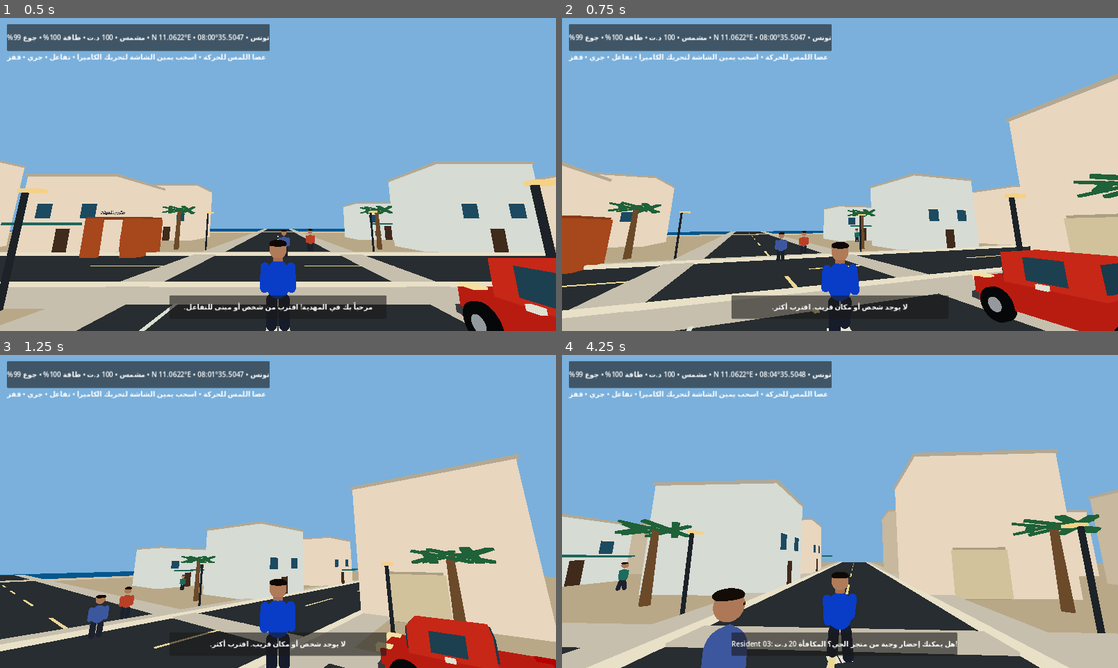
Above: before the commit, frames 1-4 (two rows, left to right).
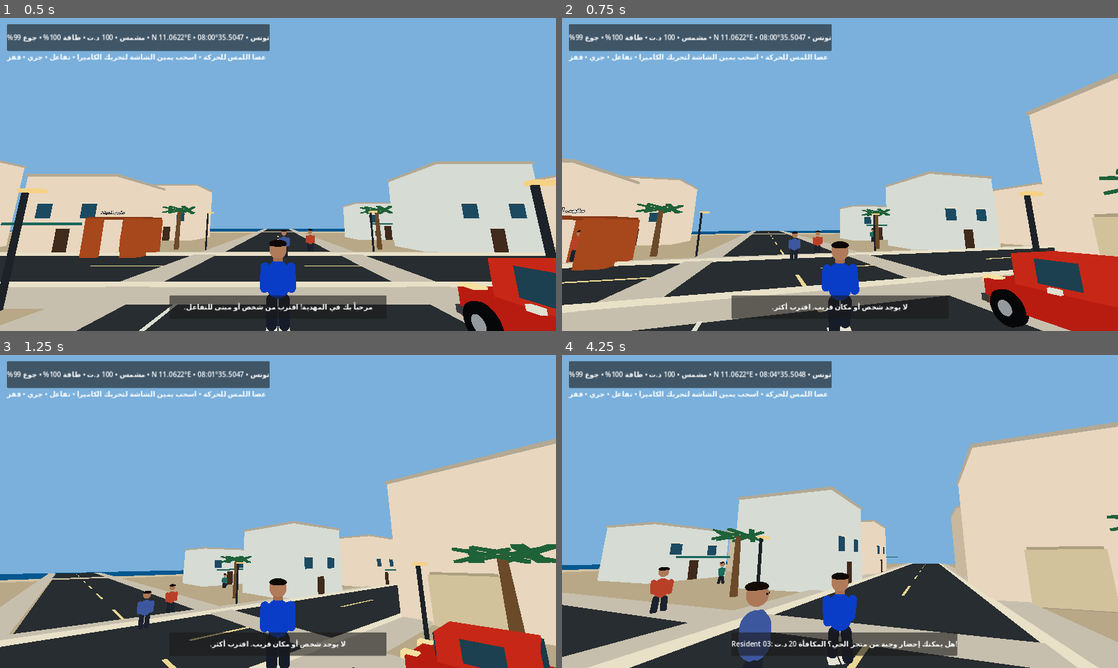
Above: after the commit, the same moments.

Repository: stevennpllk-crypto/REAL-LIFE-MAHDIA
Game: Godot game, scene res://scenes/Main.tscn
Same seed, same stepped clock (60 frames per second), same inputs: the game is played once before the commit and once after it.
Inputs (mouse positions are in pixels of both pictures, inside the frame that each line leads up to):
- Up to frame 1 (0.5 s): no input
- Up to frame 2 (0.75 s): tap Enter at 0.5 s; move the mouse to (867, 174) at 0.52 s; hold W (move_forward) from 0.53 s (still down); tap E (interact) at 0.6 s
- Up to frame 3 (1.25 s): keep holding W (move_forward); tap Space (jump) at 0.77 s
- Up to frame 4 (4.25 s): keep holding W (move_forward); move the mouse to (812, 511) at 1.27 s; tap Shift (run) at 1.35, 2.85 s; tap Space (jump) at 1.52, 3.02, 3.77 s; move the mouse to (851, 505) at 2.02 s; tap E (interact) at 2.1, 3.6 s; move the mouse to (834, 517) at 2.77 s; move the mouse to (878, 514) at 3.52 s

Frame 1 is identical in both runs. In frame 2, 14% of the frame differs, in the area x 0-100%, y 17-100%; in frame 3, 21%; in frame 4, 38%, in the area x 0-100%, y 21-100%.

Commit message:
Make touch camera rotation less sensitive on mobile

Diff:
--- a/scripts/player.gd
+++ b/scripts/player.gd
@@ -7,7 +7,7 @@
 @export var deceleration := 13.0
 @export var input_deadzone := 0.14
 @export var jump_velocity := 4.5
-@export var mouse_sensitivity := 0.0025
+@export var mouse_sensitivity := 0.0020
 var gravity: float = ProjectSettings.get_setting("physics/3d/default_gravity")
 var move_vector := Vector2.ZERO
 var running := false
@@ -137,7 +137,7 @@
 		elif not event.pressed and event.index == camera_drag_finger:
 			camera_drag_finger = -1
 	elif event is InputEventScreenDrag and event.index == camera_drag_finger:
-		_rotate_camera(event.relative * 1.7)
+		_rotate_camera(event.relative * 0.72)
 	if event is InputEventKey and event.keycode == KEY_ESCAPE:
 		Input.mouse_mode = Input.MOUSE_MODE_VISIBLE
 
